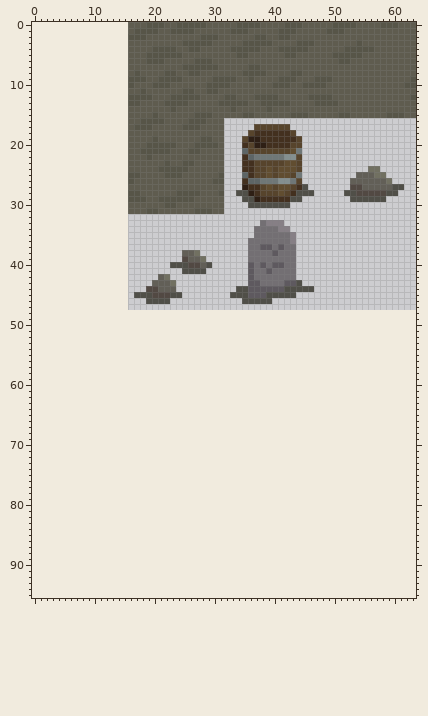
Two versions of one sprite sheet, art/necromancy map.png. The picture above is the old version.
The file is 48x48 pixels. The old version is drawn lined up with the new one, on the new canvas.
And afterwards:
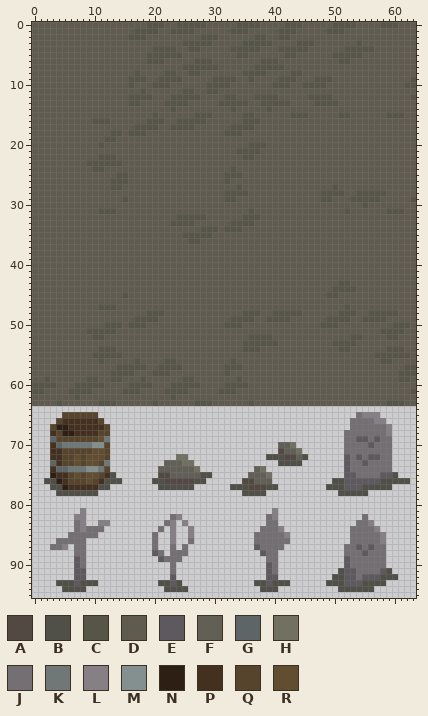
Palette (. is transparent): A #524943  B #504f48  C #575548  D #5f5c4f  E #5e595f  F #625f57  G #5d6566  H #717061  J #736f73  K #6f7777  L #867f85  M #848f8f  N #2e1f15  P #43301f  Q #57442c  R #614d30
Diff:
canvas 48x48 -> 64x96, the old top-left corner now at 16,0
Changed rows in their new state; - is an unchanged pixel.
first column x 0:
 0 DDDDDDDDDDDDDDDD------------------------------------------------
 1 DDDDDDDDDDDDDDDD------------------------------------------------
 2 DDDDDDDDDDDDDDDD------------------------------------------------
 3 DDDDDDDDDDDDDDDD------------------------------------------------
 4 DDDDDDDDDDDDDDDD------------------------------------------------
 5 DDDDDDDDDDDDDDDD------------------------------------------------
 6 DDDDDDDDDDDDDDDD----------------------CCC-----------------------
 7 DDDDDDDDDDDDDDDD--------------------D-CCCC----------------------
 8 DDDDDDDDDDDDDDDD------------------------------------------------
 9 DDDDDDDDDDDDDDDD------------------------------------------------
10 DDDDDDDDDDDDDDDD------------------------------------------------
11 DDDDDDDDDDDDDDDD------------------------------------------------
12 DDDDDDDDDDDDDDDD------------------------------------------------
13 DDDDDDDDDDDDDDDD------------------------------------------------
14 DDDDDDDDDDDDDDDD------------------------------------------------
15 DDDDDDDDDDDDDDDD------------------------------------------------
16 DDDDDDDDDDCCCDDD--D-----CC------DDDCCCDDDDDDDDDDDDDDDDDDDDDDDDDD
17 DDDDDDDDDDDDDDDD----C--CC--D----DCCCCDDDDDDDDDDDDDDDDDDDDDDDDDDD
18 DDDDDDDDDDDDDCCDCCC-------------CCCDDDDDDDDDDDDDDDDDDDDDDDDDDDDD
19 DDDDDDDDDDDDCCDD----D-------DD--DDDDDDDDDDDDDDDDDDDDDDDDDDDDDDDD
20 DDDDDDDDDDDCDDDD---DDDDD---DDDD-DDDDCCCDDDDDDDDDDDDDDDDDDDDDDDDD
21 DDDDDDDDDDDDDDDD--DDDDD---DD----DDCCCCDDDDDDDDDDDDDDDDDDDDDDDDDD
22 DDDDDDDDDDDCCCDD---D------------DDDCCDDDDDDDDDDDDDDDDDDDDDDDDDDD
23 DDDDDDDDDCCCCCCD------D--DD-----DDDDDDDDDDDDDDDDDDDDDDDDDDDDDDDD
24 DDDDDDDDDDCCDDDD-----DDDDD------DCDDDDDDDDDDDDDDDDDDDDDDDDDDDDDD
25 DDDDDDDDDDDDDDCCDD----DDD------DCCCDDDDDDDDDDDDDDDDDDDDDDDDDDDDD
26 DDDDDDDDDDDDDCCCD-------------DDCDDDDDDDDDDDDDDDDDDDDDDDDDDDDDDD
27 DDDDDDDDDDDDDCCD----------------DDCDDDDDDDDDDDDDDDCDDDDDDDDDDDDD
28 DDDDDDDDDDDDDDDDDD------DDDD---DCCCCDDDDDDDDDDDDCCCCDDCCCCCDDDDD
29 DDDDDDDDDDDDDDDCDDD--DDDDDD-----CCDDDDDDDDDDDDDDCCDDDCCCCCDDDDDC
30 DDDDDDDDDDDDDDDD------DD--------DDDDDDDDDDDDDDDDDDDDDDDCDDDDDDDD
31 DDDDDDDDDDDCCCDD---DD------DDD--DDDDCDDDDDDDDDDDDDDDCDDDDDDCCCDD
32 DDDDDDDDDDDDDDDDDDDDDDDDCCCCCDDDDDDCCCDDDDDDDDDDDDDDDDDDDDDDDDDD
33 DDDDDDDDDDDDDDDDDDDDDDDCCCCDDDDDDCCCCDDDDDDDDDDDDDDDDDDDDDDDDDDD
34 DDDDDDDDDDDDDDDDDDDDDDDDDDDDCCCDCCCDDDDDDDDDDDDDDDDDDDDDDDDDDDDD
35 DDDDDDDDDDDDDDDDDDDDDDDDDCCCCCDDDDDDDDDDDDDDDDDDDDDDDDDDDDDDDDDD
36 DDDDDDDDDDDDDDDDDDDDDDDDDDCCDDDDDDDDDDDDDDDDDDDDDDDDDDDDDDDDDDDD
37 DDDDDDDDDDDDDDDDDDDDDDDDDDDDDDDDDDDDDDDDDDDDDDDDDDDDDDDDDDDDDDDD
38 DDDDDDDDDDDDDDDDDDDDDDDDDDDDDDDDDDDDDDDDDDDDDDDDDDDDDDDDDDDDDDDD
39 DDDDDDDDDDDDDDDDDDDDDDDDDDDDDDDDDDDDDDDDDDDDDDDDDDDDDDDDDDDDDDDD
40 DDDDDDDDDDDDDDDDDDDDDDDDDDDDDDDDDDDDDDDDDDDDDDDDDDDDDDDDDDDDDDDD
41 DDDDDDDDDDDDDDDDDDDDDDDDDDDDDDDDDDDDDDDDDDDDDDDDDDDDDDDDDDDDDDDD
42 DDDDDDDDDDDDDDDDDDDDDDDDDDDDDDDDDDDDDDDDDDDDDDDDDDDDDDDDDDDDDDDD
43 DDDDDDDDDDDDDDDDDDDDDDDDDDDDDDDDDDDDDDDDDDDDDDDDDDDCCDDDDDDDDDDD
44 DDDDDDDDDDDDDDDDDDDDDDDDDDDDDDDDDDDDDDDDDDDDDDDDDDCCCCDDDDDDDDDD
45 DDDDDDDDDDDDDDDCDDDDDDDDDDDDDDDDDDDDDDDDDDDDDDDDDCCDDDDDDDDDDDDD
46 DDDDDDDDDDDDDDDDDDDDDDDDDDDDDDDDDDDDDDDDDDDDDDDDDDDDDDDDDDDDDDDD
47 DDDDDDDDDDDCCCDDDDDDDDDDDDDDDDDDDDDDDDDDDDDDDDDDDDDDCDDDDDDDDDDD
48 DDDDDDDDDDDDDDDDDDDCCCDDDDDDDDDDDDDCCCDDCCCCCDDDDDDCCCDDCCCCCDDD
49 DDDDDDDDDDDDDDDDDCCCCDDDDDDDDDDDDCCCCDDCCCCDDDDDDCCCCDDCCCCDDDDD
50 DDDDDDDDDDDDCCCDCCCDDDDDDDDDDDDDCCCDDDDDDDDDDDDDCCCDDDDDDDDDCCCD
51 DDDDDDDDDCCCCCDDDDDDDDDDDDDDDDDDDDDDDDDDDDDDDDDDDDDDDDDDDDCCCCDD
52 DDDDDDDDDDCCDDDDDDDDDDDDDDDDDDDDDDDDCCCCDDDDDDDDDDDDDCCDDDDCCDDD
53 DDDDDDDDDDDDDDDDDDDDDDDDDDDDDDDDDDDCCCCCCDDDDDDDDDCCCCDDDDDDDDDD
54 DDDDDDDDDDDCCCDDDDDDDDDDDDDDDDDDDDDCCCDDDDDDDDDDDDDCCDDDDDDCCCDD
55 DDDDDDDDDDCCCCCDDDDDDDDDDDDDDDDDDDDDDDDDDDDDDDDDDDDDDDDDDCCCCCCD
56 DDDDDDDDDDDCDDDDDCDDDDCCDDDDDDDDDCDDDDDDDDDDDDDDDDDDDDDDDDCCDDDD
57 DDDDDDDDDDDDDDCCCCCDDCCCCDDDDDDDCCCDDDDDDDDDDDDDDDDDDDDDDDDDDDCC
58 DDDDDDDDDDDDDCCCCDDDCCCDDDDDDDDDCDDDDDDDDDDDDDDDDDDDDDDDDDDDDCCC
59 DDCDDDDDDCCDDCCDDDCDDDDDDCCDDDDDDDCDDDDDDDDDDDDDDDDDDDDDDDDDDCCD
60 CCCCDDDCCCCCDDDDCCCCDDDCCCCCDDDDCCCCDDDDDDDDDDDDDDDDDDDDDDDDDDDD
61 CCDDDDCCCCDDDDDCCCDDDDCCCCDDDDDCCCDDDDDDDDDDDDDDDDDDDDDDDDDDDDDC
62 DDDDDDDCDDDDDDDDDDDDDDDCDDDDDDDDDDDDDDDDDDDDDDDDDDDDDDDDDDDDDDDD
63 DDDDCDDDDDDCCCDDDDDDCDDDDDDCCCDDDDDDCDDDDDDDDDDDDDDDDDDDDDDCCCDD
65 -----QQQQQQ-------------------------------------------JLLL------
66 ----QPPPPPPQ-----------------------------------------JJJJLL-----
67 ---QNNPPPPPPQ----------------------------------------JJJJJJL----
68 ---PQNNPPPPQQ---------------------------------------JJJJJJJL----
69 ---GQQQQQQQRK---------------------------------------JJEEJEJJ----
70 ---PGKKKKKMMQ----------------------------FFH--------JJJJEJJJ----
71 ---PPQQQQQRRQ----------------------------AFFH-------JJJJJJJJ----
72 ---PPQQRQRRRQ-----------HH-------------BBBAAFB------EJEJEEJJ----
73 ---GPQQRQRRQK---------FFFHH--------------BBBB-------EJJEJJJJ----
74 ---PGGKKKMMKQ--------FFFFFFH---------FH-------------EJJJJJJJ----
75 ---NPPQRQRRQPB-------AAFFFFFBB------FFFH------------EEJJJJEEB---
76 --BBNPQQQRQPBBB-----BBAAAAABB------AAFFF----------BBEEEEEEBBBBB-
77 ---BBNPPPPPBB--------BBBBBB------BBBAAABB--------BBBEEEBBBBB----
78 ----BBBBBBB------------------------BBBB------------BBBBB--------
81 --------L-------------------------------L-----------------------
82 -------LL--------------JL--------------JL--------------J--------
83 -------JL--LL---------JL-L-------------JJ-------------JJL-------
84 -------JLJJJ---------J-L--L-----------JJJL-----------JJJJL------
85 ------JJJJJ---------J--L--L----------JJJJJL----------JJJJJL-----
86 ----JJJJJ-----------J--L--J----------JJJJJJ----------JJJJJL-----
87 ---JJL-JJ-----------J--J-J-----------EJJJJ----------JJEJEJJ-----
88 -------JJ-----------EJ-JJJ------------EJJ-----------JJJEJJJ-----
89 -------EJ------------EJJJ--------------JJ-----------EJJJJJJ-----
90 -------EJ--------------J---------------EJ-----------EJJJJJJ-----
91 -------EE--------------J---------------EJ----------BEEJJJJEB----
92 -------EE--------------E---------------EE---------BBEEJEEEBBB---
93 ----BBBEBBB----------BBEB------------BBEBBB------BBBEEEBBBB-----
94 -----BBBB-------------BBBB------------BBB----------BBBBBB-------
Boxes around the changes in both pictures, in picture pixels (x1, y1, x2, y2):
changed: (32, 22, 416, 592)
